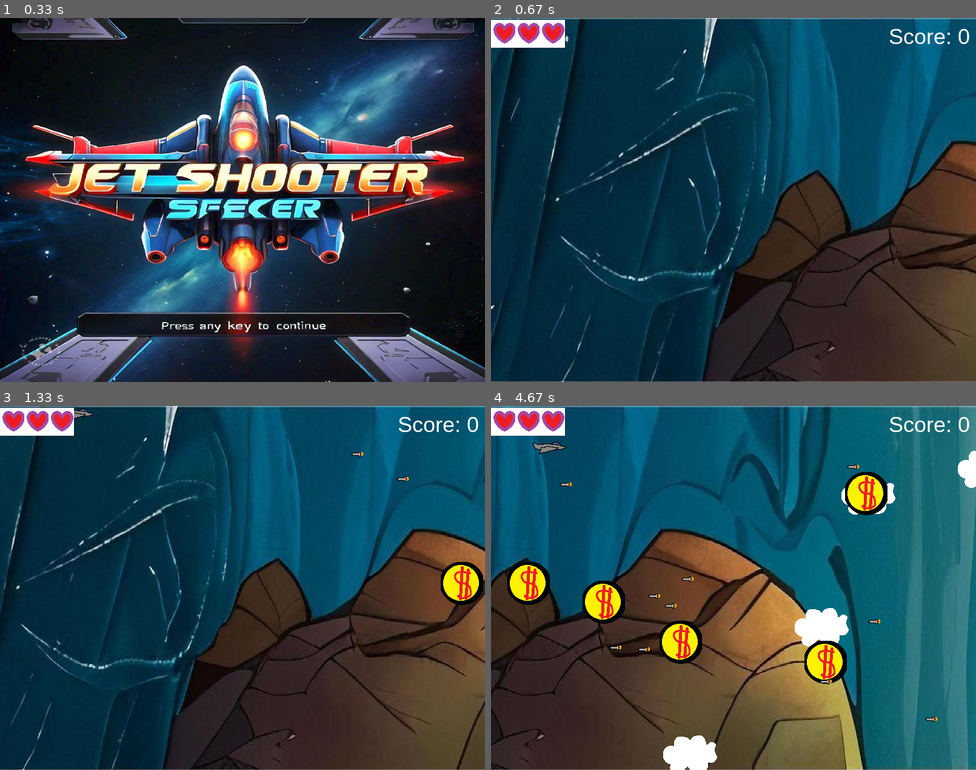
Above: before the commit, frames 1-4 (two rows, left to right).
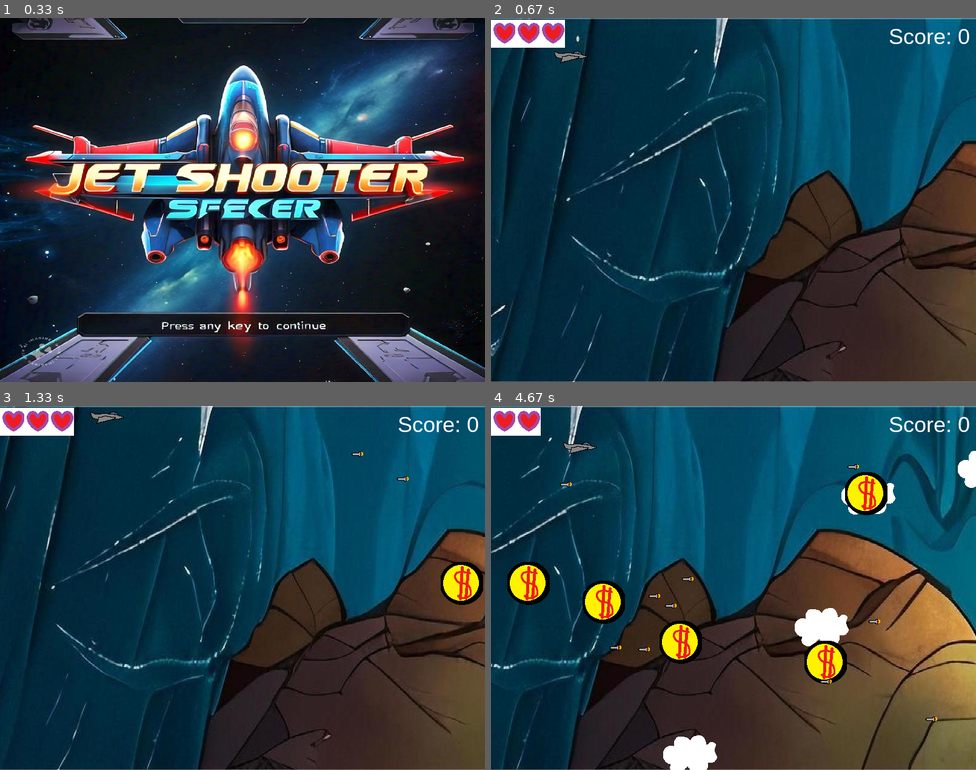
Above: after the commit, the same moments.

Repository: akshatjaiin/cs50p-final-project--pygame-
Game: pygame game, started from project/project.py
Same seed, same stepped clock (60 frames per second), same inputs: the game is played once before the commit and once after it.
Inputs:
- Up to frame 1 (0.33 s): no input
- Up to frame 2 (0.67 s): hold Right from 0.33 s (still down)
- Up to frame 3 (1.33 s): release Right at 0.8 s; hold Up 0.83-1.13 s; hold Right from 1.17 s (still down)
- Up to frame 4 (4.67 s): release Right at 1.63 s; hold Left 1.67-2.2 s; hold Down 2.23-2.53 s; hold Left 2.57-2.97 s; hold Up 3-3.37 s; hold Right 3.4-4.03 s; hold Down 4.07-4.43 s; hold Left from 4.47 s (still down)

Frame 1 is identical in both runs. In frame 2, 13% of the frame differs, in the area x 0-100%, y 0-100%; in frame 3, 26%; in frame 4, 70%.

Commit message:
I m done

Diff:
--- a/pygame/project.py
+++ b/project/project.py
@@ -20,7 +20,7 @@
         self.surf.set_colorkey((255, 255, 255), RLEACCEL)
         self.rect = self.surf.get_rect()
 
-    # Move the sprite based on keypresses
+    # Move the sprite based on keypress
     def update(self, pressed_keys, sounds):
         if pressed_keys[K_UP]:
             self.rect.move_ip(0, -5)
@@ -114,7 +114,6 @@
     # Load and play our background music
     # Sound source: http://ccmixter.org/files/Apoxode/59262
     # License: https://creativecommons.org/licenses/by/3.0/
-    print("sound loaded")
     pygame.mixer.music.load("melody/Apoxode_-_Electric_1.mp3")
     pygame.mixer.music.play(loops=-1)
 
@@ -134,7 +133,6 @@
 
 #load sprites
 def load_image():
-    print("image loaded")
     background = pygame.image.load("image/sample_map.jpg")
     original_width = background.get_width()
     background = pygame.transform.scale(background, (original_width, SCREEN_HEIGHT))
@@ -157,7 +155,6 @@
 
 # game events
 def game_events(player, enemies, clouds, all_sprites, sprite, sounds, coins):
-    print("event triggered")
     running = True
     for event in pygame.event.get():
         if event.type == KEYDOWN:
@@ -185,7 +182,6 @@
     return running
 
 def update_sprites(player, enemies, clouds, coins, sounds):
-    print("update.x")
     player.update(pygame.key.get_pressed(), sounds)
     enemies.update()
     clouds.update()
@@ -207,7 +203,6 @@
     return x
 
 def draw_sprites(screen, all_sprites):
-    print("drawing sprite")
     for entity in all_sprites:
         screen.blit(entity.surf, entity.rect)
 
@@ -224,7 +219,6 @@
     return 0, hearts
 
 def update_score_display(screen, coin_count, hearts, sprite):
-    print(f"score {hearts}")
     font = pygame.font.SysFont('Arial', 36)
     text_surface = font.render(f'Score: {coin_count}', True, (255, 255, 255))  # White text
     text_rect = text_surface.get_rect(topright=(SCREEN_WIDTH - 10, 10))
@@ -233,24 +227,22 @@
         screen.blit(sprite["heart"], (i * 40, 3))
 
 def end_game(player, sounds):
+    player.kill()
     print("game over")
-    player.kill()
     sounds["move_up"].stop()
     sounds["move_down"].stop()
     sounds["collision"].play()
 
 def game_loop(player, enemies, clouds, coins, all_sprites, sprite, sounds, screen, clock):
-    print("game loop")
 
     coin_count = 0
     hearts = 3
     pygame.font.init()
     running = True
     x = 0
-    bg_speed = 4
+    bg_speed = 2
 
     while running:
-        print("loop started")
         running = game_events(player, enemies, clouds, all_sprites, sprite, sounds, coins)
         update_sprites(player, enemies, clouds, coins, sounds)
         x = draw_background(screen, sprite, x, bg_speed)
@@ -289,7 +281,6 @@
         screen.blit(sprite["opening"], (0, 0))
         for event in pygame.event.get():
             if event.type == pygame.KEYDOWN:
-                print("key pressed")
                 running = False
                 break
         pygame.display.flip()
@@ -302,6 +293,8 @@
 
     # Create player and sprite groups
     player = Player(sprite)
+    player.rect.x = 50  # Set the X coordinate
+    player.rect.y = 50
     enemies = pygame.sprite.Group()
     clouds = pygame.sprite.Group()
     coins = pygame.sprite.Group()
Not shown, added: project/README.md
Renamed: pygame/image/cloud.png -> project/image/cloud.png
Renamed: pygame/image/coin.png -> project/image/coin.png
Renamed: pygame/image/game_background.jfif -> project/image/game_background.jfif
Renamed: pygame/image/game_over.jfif -> project/image/game_over.jfif
Renamed: pygame/image/heart.png -> project/image/heart.png
Renamed: pygame/image/jet.png -> project/image/jet.png
Renamed: pygame/image/jet_game_title.png -> project/image/jet_game_title.png
Renamed: pygame/image/missile.png -> project/image/missile.png
Renamed: pygame/image/new_coin.jpeg -> project/image/new_coin.jpeg
Renamed: pygame/image/opening.jpeg -> project/image/opening.jpeg
Renamed: pygame/image/sample_map.jpg -> project/image/sample_map.jpg
(and 29 more such lines)
